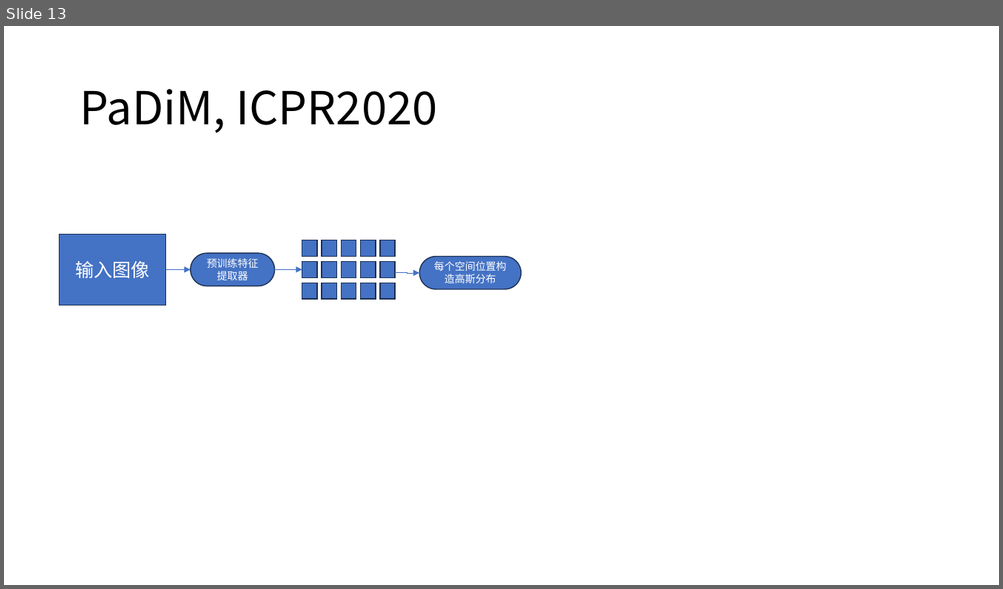
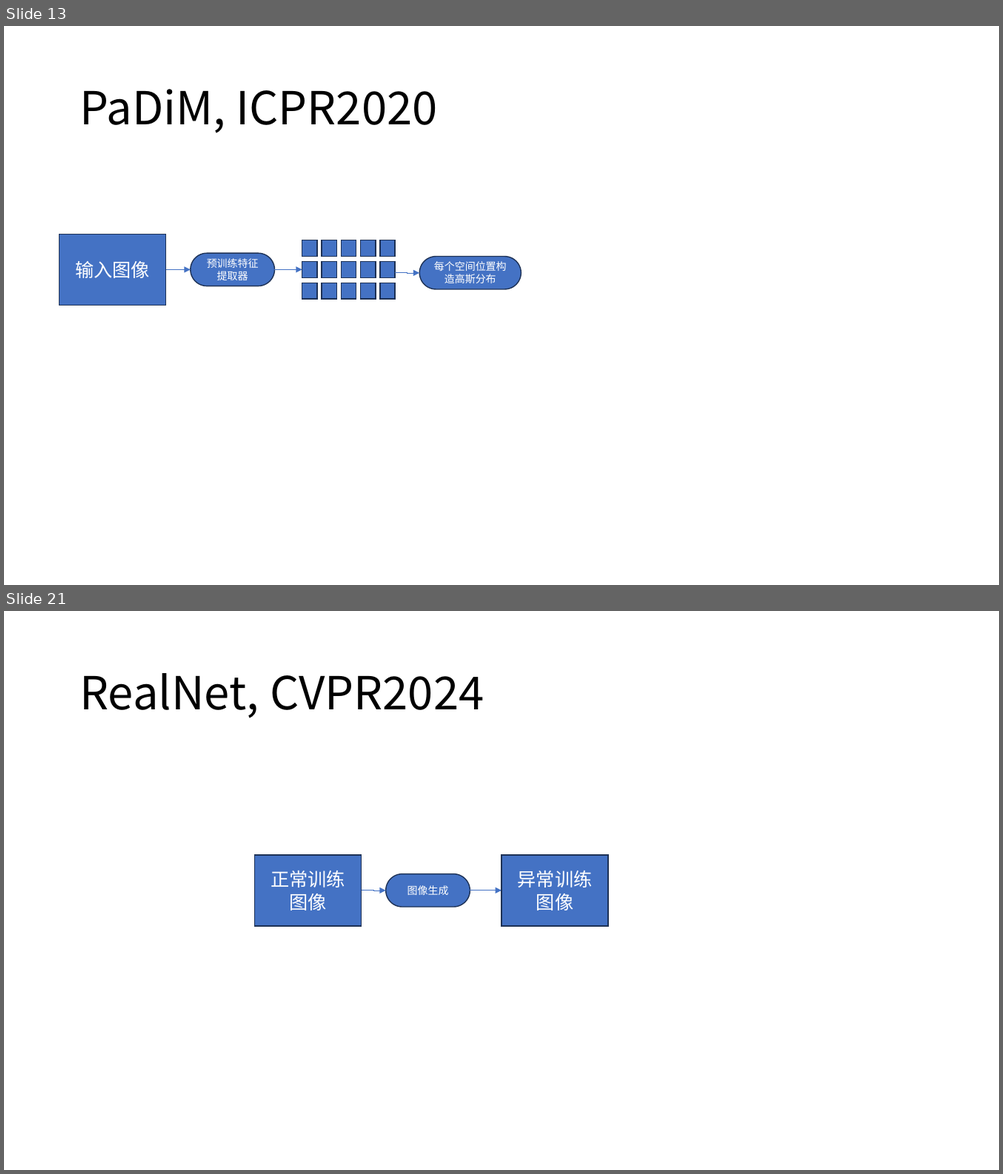
Before and after one commit to lizhenbang56/Papers, a slide deck: papers/车底检测/车底爆炸物检测.pptx. Shown one above the other, each under a label of ours: slide 13 before the commit, slides 13 and 21 after it; the slides between them are not shown. The pictures are 1003x589 and 1003x1174 pixels, drawn with LibreOffice and Linux fonts; fonts in the diff are those of the drawing. Boxes give left, top, right and bottom in pixels: in the first picture for what was removed or moved away, otherwise in the second. Text is boxed around its words. In the diff, an @@ line names an element or a change of style, - is before the commit and + after.

```diff
--- a/papers/车底检测/车底爆炸物检测.pptx
+++ b/papers/车底检测/车底爆炸物检测.pptx
@@ slide 21 added at box(4, 611, 999, 1170), background #FFFFFF @@
@@ title added at box(79, 673, 484, 718), 44 pt, text #000000 @@
+RealNet, CVPR2024
@@ rectangle added at box(255, 855, 361, 925), fill #4472C4, outline #1E3256 1 pt, 18 pt, text #FFFFFF @@
+正常训练图像
@@ rounded rectangle added at box(386, 874, 470, 907), fill #4472C4, outline #1E3256 1 pt, 10 pt, text #FFFFFF @@
+图像生成
@@ rectangle added at box(502, 855, 609, 925), fill #4472C4, outline #1E3256 1 pt, 18 pt, text #FFFFFF @@
+异常训练图像
@@ elbow arrow added from (361, 891) to (386, 891), #4472C4 0.5 pt @@
@@ elbow arrow added from (469, 891) to (502, 891), #4472C4 0.5 pt @@
```
Also in this commit, not shown: 4 slides changed, 5 other slides added, 46 other files.
